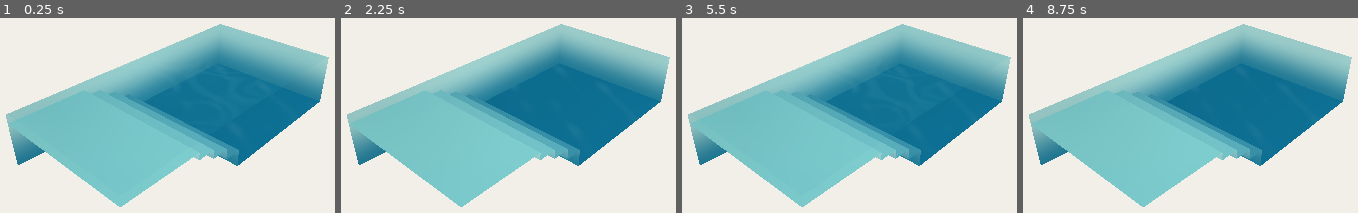
Above: before the commit, frames 1-4 (left to right).
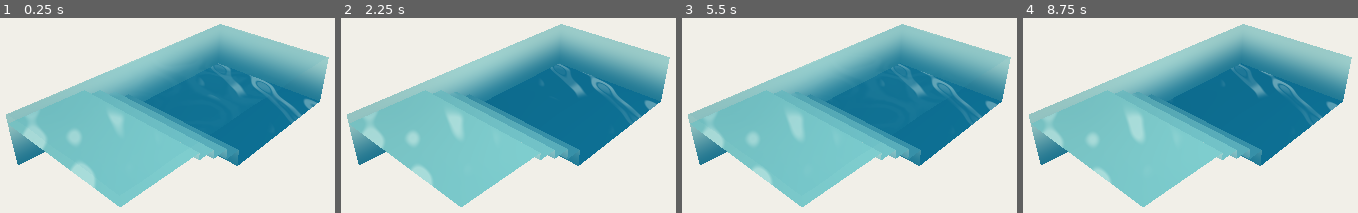
Above: after the commit, the same moments.

Repository: CRisdon45/Blender-Godot-Astra-Lab
Game: Godot game, scene res://main.tscn
Two runs of this game, one before a commit and one after it. Both use one fixed random seed, a clock stepped at 60 frames per second and the inputs below.
Inputs:
- Up to frame 1 (0.25 s): no input
- Up to frame 2 (2.25 s): tap Enter at 0.5, 2 s; hold Right 0.53-1.28 s; tap C at 0.6, 2.1 s; tap Space at 0.77, 1.25, 1.52 s; hold S 1.28-2.03 s; tap R at 1.35 s; hold Right from 2.03 s (still down)
- Up to frame 3 (5.5 s): tap Space at 2.75, 3.02, 3.77, 4.25, 4.52 s; tap R at 2.85, 4.35 s; tap Enter at 3.5 s; release Right at 3.53 s; hold Left 3.53-5.03 s; tap C at 3.6, 5.1 s; hold S from 5.03 s (still down)
- Up to frame 4 (8.75 s): release S at 5.78 s; hold Right 5.78-8.03 s; tap R at 5.85, 7.35 s; tap Space at 6.02, 6.77, 7.52 s; tap C at 6.6, 8.1 s; hold S from 8.03 s (still down)

The runs differ from the first frame. In frame 1, 2.6% of the frame differs, in the area x 6-95%, y 23-88%; in frame 2, 2.4%; in frame 3, 2.2%; in frame 4, 2.2%.

Commit message:
water lab: mirror sparse curvature caustic fragments

Diff:
--- a/ci/yardscape-water-lab/project/shaders/basin_fast.gdshader
+++ b/ci/yardscape-water-lab/project/shaders/basin_fast.gdshader
@@ -65,14 +65,28 @@
 	float directional;
 	wave_curvature(surface_point, visual_time, travel_dir, laplacian, directional);
 
-	float convergence = -depth * (directional * 0.72 + laplacian * 0.28) * 0.56;
-	float focus = 1.0 / max(1.0 - convergence, 0.34);
-	float concentrated = smoothstep(1.06, 1.72, focus);
+	float curvature = -(directional * 0.72 + laplacian * 0.28);
+	float scaled = curvature * (0.48 + depth * 0.42);
 
-	float breakup = 0.56 + 0.44 * paint_field(surface_point * 0.82 + vec2(7.0, 3.0));
-	float reserve = smoothstep(0.68, 0.84, paint_field(surface_point * 1.29 + vec2(-5.0, 10.0)));
-	concentrated *= breakup * (1.0 - reserve * 0.52);
-	concentrated *= exp(-depth * 0.16);
+	// Stylized caustic ribbons: two soft iso-curvature bands extracted from the
+	// physically motivated convergence field. They keep the wave interference
+	// shape without turning the pool into a cellular or crosshatched net.
+	float ribbon_a = 1.0 - smoothstep(0.035, 0.105, abs(scaled - 0.15));
+	float ribbon_b = 1.0 - smoothstep(0.030, 0.085, abs(scaled - 0.31));
+	float concentrated = max(ribbon_a, ribbon_b * 0.58);
+
+	// Stronger but much sparser art direction: caustics survive only in selected
+	// world-space passages. This preserves coherent curvature while avoiding a
+	// continuous procedural net across the whole basin.
+	float broad = paint_field(surface_point * 0.72 + vec2(7.0, 3.0));
+	float gate_a = smoothstep(0.56, 0.73,
+		paint_field(surface_point * 0.96 + vec2(-2.0, 12.0)));
+	float gate_b = 1.0 - smoothstep(0.72, 0.88,
+		paint_field(surface_point * 1.41 + vec2(-11.0, 1.0)));
+	float fragments = gate_a * mix(0.38, 1.0, gate_b);
+	float breakup = 0.46 + 0.54 * broad;
+	concentrated *= breakup * fragments;
+	concentrated *= exp(-depth * 0.12);
 	return concentrated;
 }
 
@@ -92,8 +106,8 @@
 	color = mix(color, color * vec3(0.93, 0.98, 1.00), reserve * 0.18);
 
 	if (caustics_enabled && depth > 0.03) {
-		float light = caustic_field(p, depth) * 0.26;
-		color = mix(color, light_tint, clamp(light, 0.0, 0.25));
+		float light = caustic_field(p, depth) * 0.58;
+		color = mix(color, light_tint, clamp(light, 0.0, 0.42));
 	}
 
 	ALBEDO = color;
